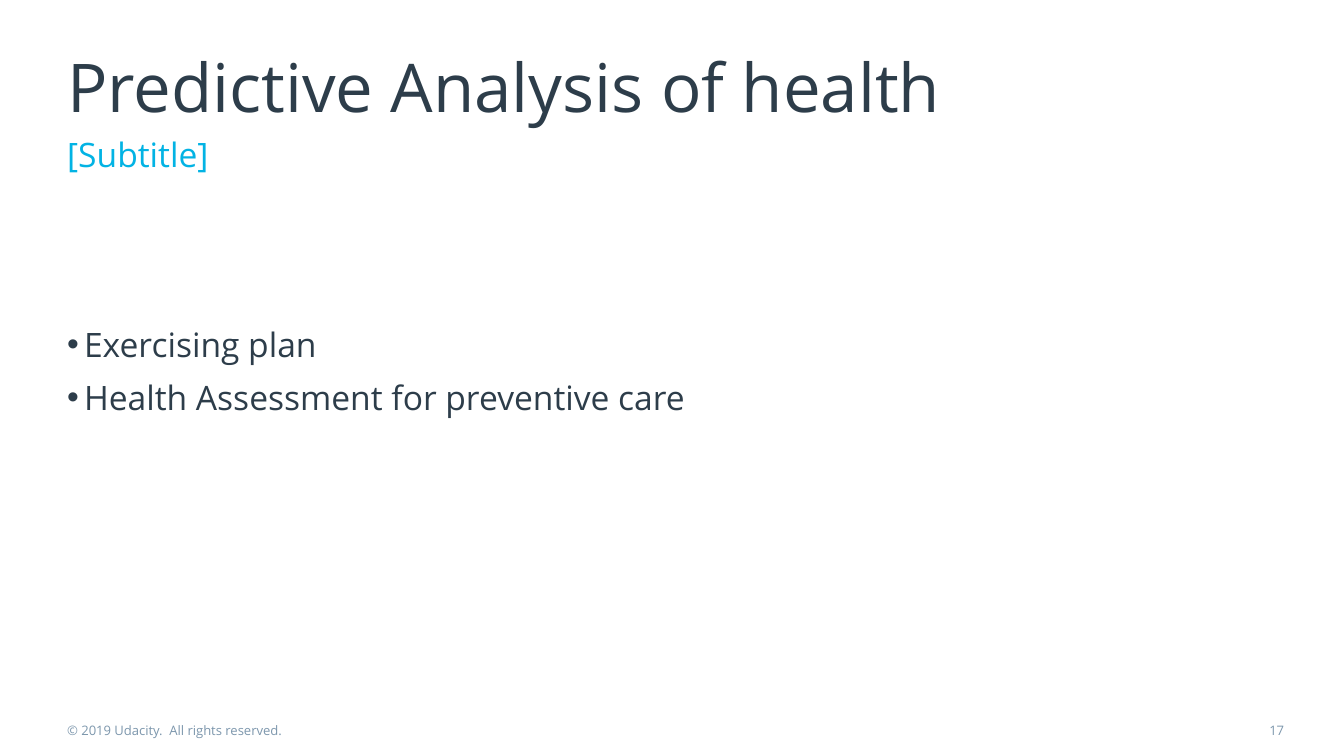
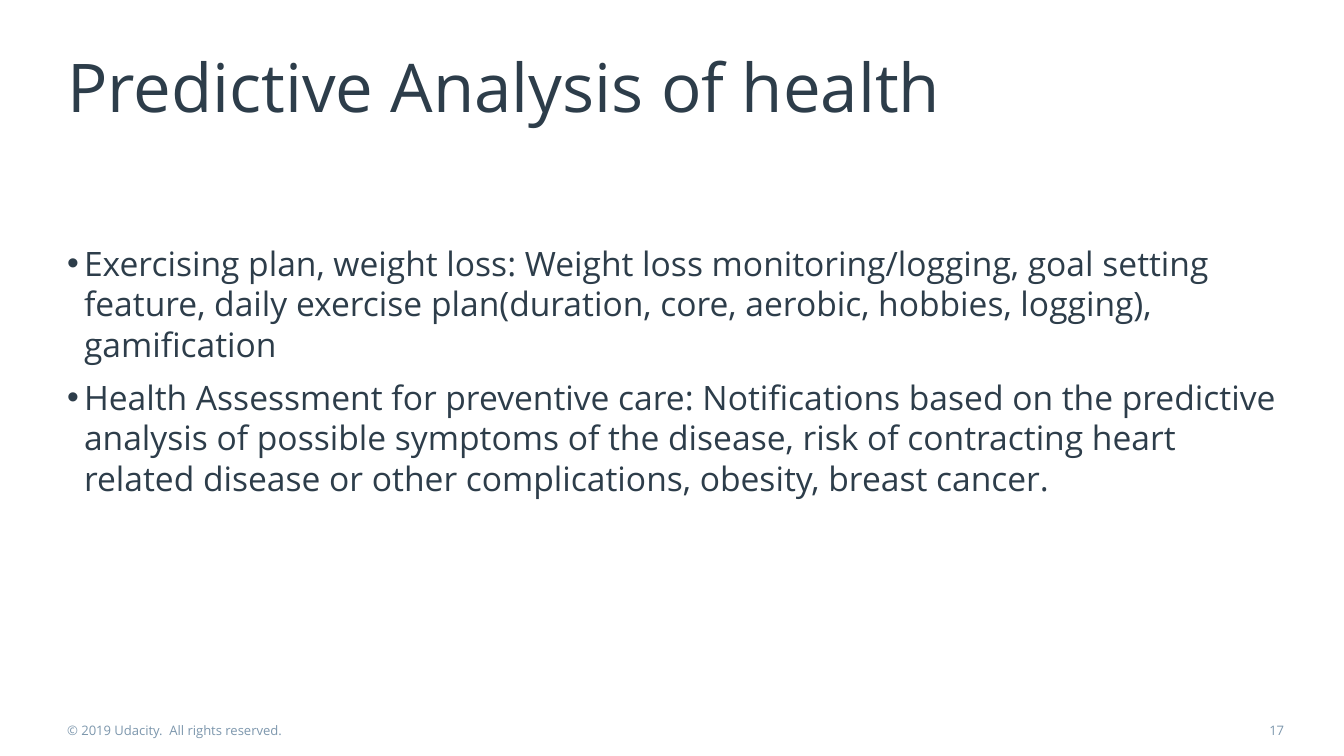
Before and after one commit to Sargam5360/Product_Manager_Nanodegree, a slide deck: slide 17 of product-pitch-template.pptx. Drawn at 1344x756 pixels with LibreOffice and Linux fonts; fonts in the diff are those of the drawing. Boxes give left, top, right and bottom in pixels: in the first picture for what was removed or moved away, otherwise in the second. Text is boxed around its words. In the diff, an @@ line names an element or a change of style, - is before the commit and + after.

```diff
--- a/product-pitch-template.pptx
+++ b/product-pitch-template.pptx
@@ text removed at bbox=[67, 141, 208, 173] @@
-[Subtitle]
@@ text at bbox=[84, 250, 1276, 499]: text changed @@
-• Exercising plan
-• Health Assessment for preventive care
+• Exercising plan, weight loss: Weight loss monitoring/logging, goal setting feature, daily exercise plan(duration, core, aerobic, hobbies, logging), gamification
+• Health Assessment for preventive care: Notifications based on the predictive analysis of possible symptoms of the disease, risk of contracting heart related disease or other complications, obesity, breast cancer.
```
Also in this commit, not shown: 12 other slides changed, 1 slide added.
